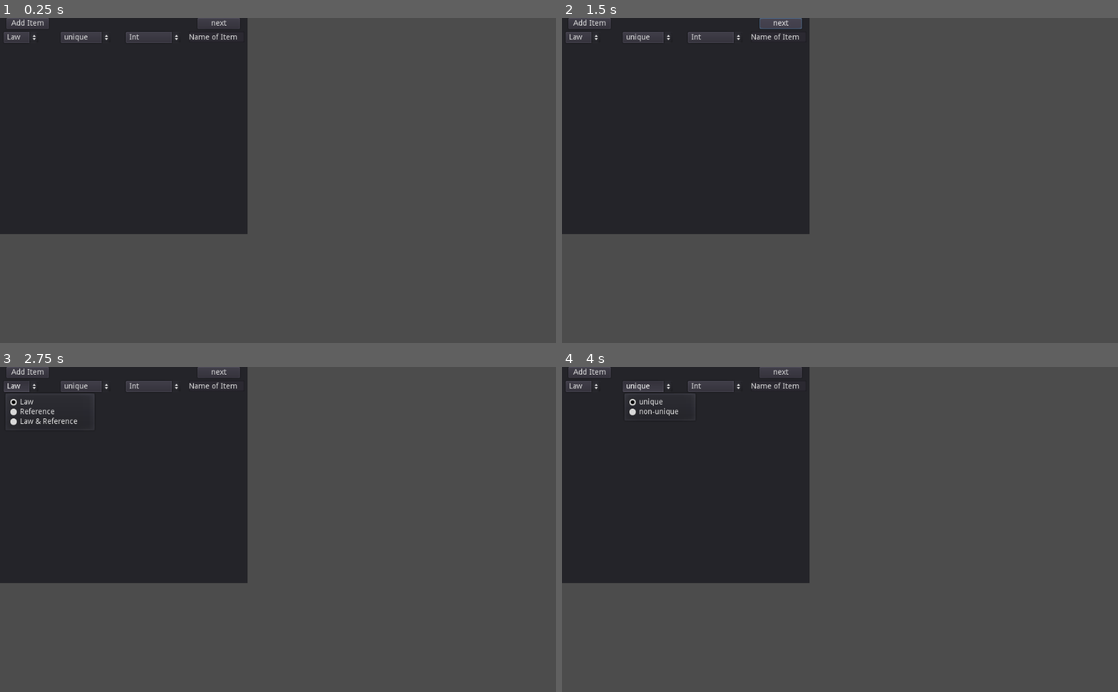
Above: before the commit, frames 1-4 (two rows, left to right).
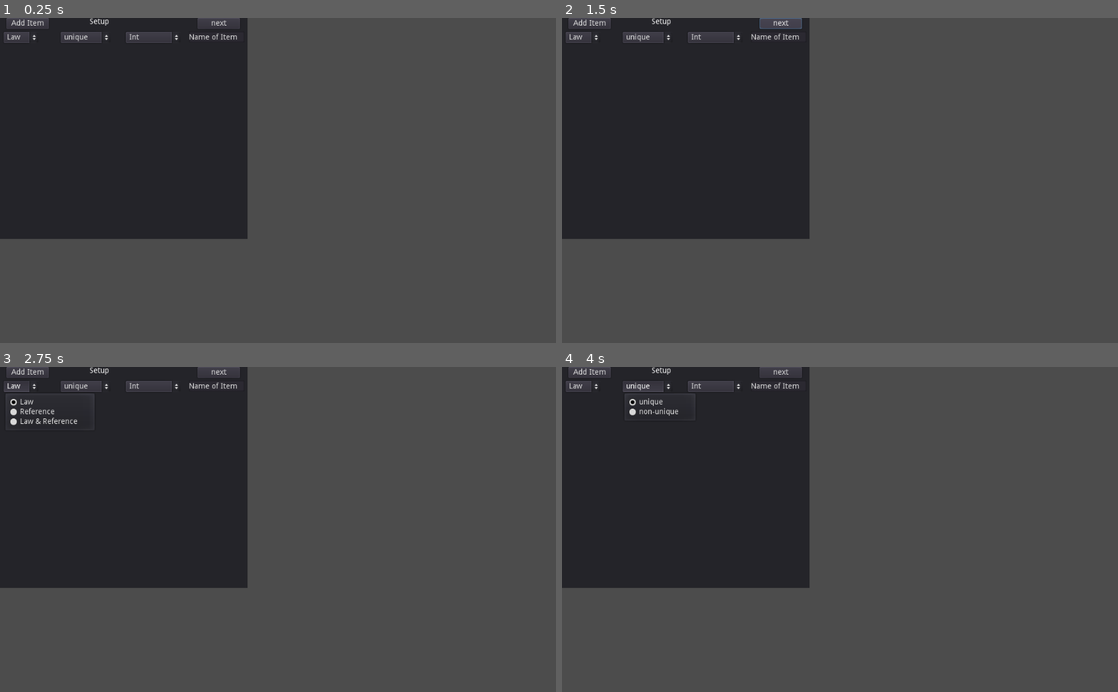
Above: after the commit, the same moments.

Repository: HelplessEskimo/ArmyEditor
Game: Godot game, scene res://Control.tscn
Same seed, same stepped clock (60 frames per second), same inputs: the game is played once before the commit and once after it.
Inputs:
- Up to frame 1 (0.25 s): no input
- Up to frame 2 (1.5 s): click "next" at 0.5 s; click "next" at 1.25 s
- Up to frame 3 (2.75 s): click "Law" at 2 s
- Up to frame 4 (4 s): click "Int" at 2.75 s; click "unique" at 3.5 s

The runs differ from the first frame. In frame 1, 0.7% of the frame differs, in the area x 0-45%, y 0-68%; in frame 2, 0.7%; in frame 3, 0.7%; in frame 4, 0.7%.

Commit message:
added rough DataEntry

Diff:
--- a/ArmyEditor/Control.gd
+++ b/ArmyEditor/Control.gd
@@ -1,11 +1,18 @@
 extends Control
-
+class Datapoint:
+	var lawOrRef = ""
+	var type = ""
+	var unique = ""
+	var name = ""
 onready var itemBox = preload("res://ItemOfClass.tscn")
+var classes = []
+var data = []
 # Declare member variables here. Examples:
 # var a = 2
 # var b = "text"
 
 onready var vBox = $Panel/VBoxContainer
+onready var panelName = $Panel/Label
 # Called when the node enters the scene tree for the first time.
 func _ready():
 	pass # Replace with function body.
@@ -13,13 +20,52 @@
 
 # Called every frame. 'delta' is the elapsed time since the previous frame.
 #func _process(delta):
-#	pass
 
 
 func _on_ButtonNext_pressed():
+	#read data from Vbox
+	if classes != []:
+		var dataClass = []
+		var name = classes[0].name
+		dataClass.append(name)
+		for i in vBox.get_children():
+			var dataPoint = getDatapoint(i)
+			dataClass.append(dataPoint)
+		data.append(dataClass)
+		classes.erase(classes[0])
+	else:
+		for i in vBox.get_children():
+			var dataPoint = getDatapoint(i)
+			data.append(dataPoint)
+	#check if there are classes that need resolving
+	if classes != []:
+		for i in vBox.get_children():
+			vBox.remove_child(i)
+		panelName.text = classes[0].name
 
-	pass # Replace with function body.
+		#load new input fields
+		#and save those inputs here
+		#can be done recursive(but not with scene)
+
+	#save data in json file
 
 
+	if classes == []:
+		var file = File.new()
+		file.open("user://save_srtuct.dat", File.WRITE)
+		file.store_line(to_json(var2str(data)))
+		file.close()
+		#done with this part
+	pass # Replace with function body.
+func getDatapoint(i):
+	var dataPoint = Datapoint.new()
+	dataPoint.lawOrRef = i.get_child(0).get_child(0).text
+	dataPoint.type = i.get_child(0).get_child(1).text
+	dataPoint.unique = i.get_child(0).get_child(2).text
+	dataPoint.name = i.get_child(0).get_child(3).text
+
+	if i.get_child(0).get_child(1).text == "Class":
+		classes.append(dataPoint)
+	return dataPoint
 func _on_ButtonAddItem_pressed():
 	vBox.add_child(itemBox.instance(),true)
--- a/ArmyEditor/Control.tscn
+++ b/ArmyEditor/Control.tscn
@@ -13,7 +13,7 @@
 
 [node name="Panel" type="Panel" parent="."]
 margin_right = 456.0
-margin_bottom = 399.0
+margin_bottom = 408.0
 
 [node name="VBoxContainer" type="VBoxContainer" parent="Panel"]
 margin_top = 19.0
@@ -39,5 +39,11 @@
 margin_bottom = 20.0
 text = "Add Item"
 
+[node name="Label" type="Label" parent="Panel"]
+margin_left = 165.0
+margin_right = 279.0
+margin_bottom = 20.0
+text = "Setup"
+
 [connection signal="pressed" from="Panel/ButtonNext" to="." method="_on_ButtonNext_pressed"]
 [connection signal="pressed" from="Panel/ButtonAddItem" to="." method="_on_ButtonAddItem_pressed"]
--- a/ArmyEditor/ItemOfClass.tscn
+++ b/ArmyEditor/ItemOfClass.tscn
@@ -35,7 +35,7 @@
 items = [ "unique", null, false, 0, null, "non-unique", null, false, 1, null ]
 selected = 0
 
-[node name="RichTextLabel" type="TextEdit" parent="Panel"]
+[node name="Name" type="TextEdit" parent="Panel"]
 margin_left = 348.0
 margin_top = 6.0
 margin_right = 450.0
